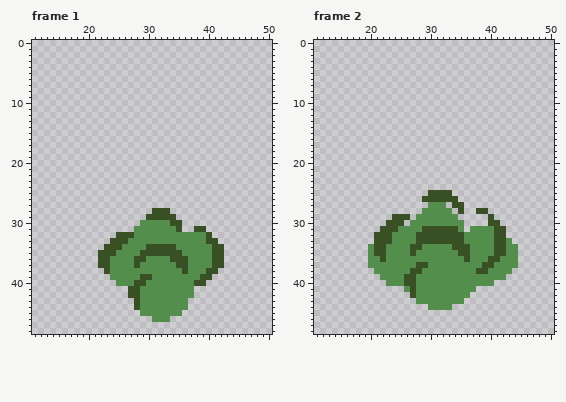
Pixel-art file, stored at Assets/Artwork/Particles/Poison Puff/Poison Puff Effect.aseprite. The picture above was drawn from the file before the commit.
64x64 pixels, 8 frames. Shown: frame 1: x 11..50, y 0..48; frame 2: x 11..50, y 0..48. The commit also changed other frames, which this record leaves out.
Once edited:
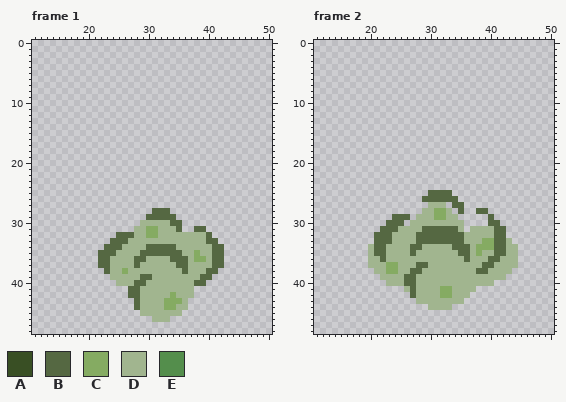
Palette (. is transparent): A #394f24  B #556842  C #85ab62  D #a1b58f  E #548e4c
Change:
layer "Layer 5" opacity 48% added
layer "Layer 4" now shown
Changed rows in their new state; - is an unchanged pixel.
Frame 1, layers "Layer 4", "Layer 5":
first column x 22:
28 ---------BBB---------
29 --------BBBBB--------
30 -------DDDDDBB-------
31 ------DDCCDDDB--BB---
32 ---BBBDDCCDDDDDDDDB--
33 --BBBDDDDDDDDDDDDDBB-
34 -BBBDDDDBBBBBDDDDDDBB
35 BBBDDDDBBBBBBBDDCDDBB
36 BBDDDDBBDDDDBBBDCCDBB
37 BBDDDDBDDDDDDBBDDDDBB
38 -BDDCDDDDDDDDDBDDDBB-
39 --DDDDDBBDDDDDDDDBB--
40 ---DDDBBDDDDDDDDBB---
41 -----BBDDDDDDDDD-----
42 -----BBDDDDDCDDD-----
43 ------BDDDDCCCD------
44 ------BDDDDCCDD------
45 -------DDDDDDD-------
46 ---------DDD---------
Frame 2, layers "Layer 4", "Layer 5":
first column x 20:
25 ----------BBBB-----------
26 ---------BBBBBB----------
27 ----------DDD-BB---------
28 ---------DDCCD-B--BB-----
29 ----BBB-DDDCCDD-----B----
30 ---BBB-DDDDDDDDD----BB---
31 --BBBDDDDBBBBBBD-DDDDBB--
32 -BBBDDDDBBBBBBBBDDDDDBB--
33 -BBBDDDDBBBBBBBBDDDCCBBD-
34 DBBDDDDBBDDDDDBBBDCCCBBDD
35 DBBDDDDBDDDDDDDBBDCDDBBDD
36 DDBDDDDDDDDDDDDDBDDDBBDDD
37 DDDCCDDDBBDDDDDDDDDBBDDDD
38 -DDCCDDBBDDDDDDDDDBBDDDD-
39 --DDDDBBDDDDDDDDDDDDDDD--
40 ---DDDBBDDDDDDDDDDDDD----
41 ------DBDDDDCCDDDD-------
42 -------BDDDDCCDDD--------
43 --------DDDDDDDD---------
44 ----------DDDD-----------
Boxes around the changes in both pictures, in picture pixels (x1, y1, x2, y2):
changed: (98, 208, 224, 322)
changed: (368, 190, 518, 310)
